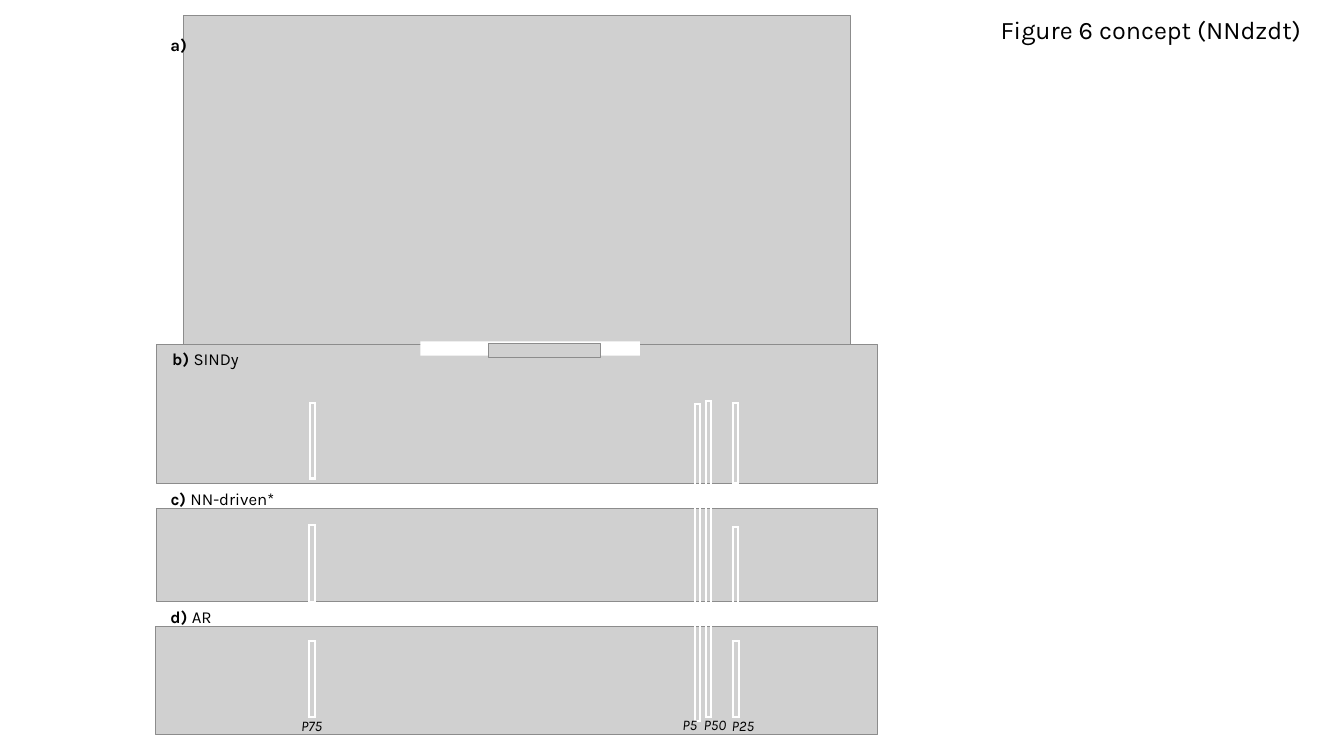
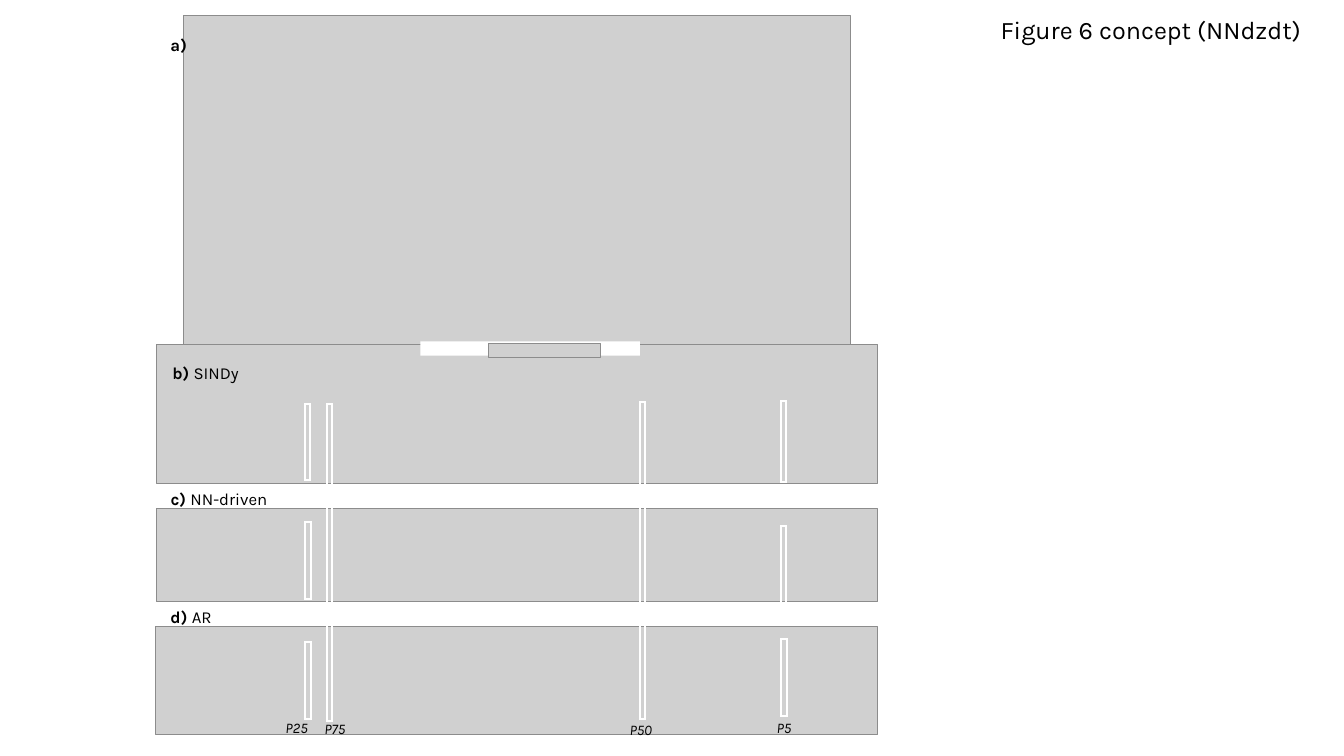
Before and after one commit to LLNL/mphys-surrogate-model, a slide deck: slide 7 of figures/fig1_diagram.pptx. Drawn at 1344x756 pixels with LibreOffice and Linux fonts; fonts in the diff are those of the drawing; grey boxes stand for pictures. Boxes give left, top, right and bottom in pixels: in the first picture for what was removed or moved away, otherwise in the second. Text is boxed around its words. In the diff, an @@ line names an element or a change of style, - is before the commit and + after.

```diff
--- a/figures/fig1_diagram.pptx
+++ b/figures/fig1_diagram.pptx
@@ text added at (172,366,239,383), 12 pt, text #000000 @@
+b) SINDy
@@ rectangle: place and size @@
-rectangle at (310,402,315,478)
+rectangle at (306,404,311,480)
@@ rectangle: place and size @@
-rectangle at (706,401,711,718)
+rectangle at (327,404,332,721)
@@ rectangle: place and size @@
-rectangle at (695,404,700,721)
+rectangle at (640,402,645,719)
@@ text at (171,492,267,510): text changed @@
-c) NN-driven*
+c) NN-driven
@@ rectangle: place and size @@
-rectangle at (310,525,316,602)
+rectangle at (304,522,311,599)
@@ rectangle: place and size @@
-rectangle at (310,641,316,718)
+rectangle at (304,642,311,719)
@@ 3 rectangles: place and size @@
-3 rectangles at (733,402,739,718)
+3 rectangles at (781,401,787,716)
@@ text "P25": place and size @@
-text "P25" at (732,717,754,735)
+text "P25" at (285,719,307,737)
@@ text "P75": place and size @@
-text "P75" at (301,721,322,736)
+text "P75" at (324,720,345,738)
@@ text "P50": place and size @@
-text "P50" at (704,717,727,735)
+text "P50" at (630,725,653,740)
@@ text "P5" rewrapped from (682,717,697,735) to (777,723,792,737) @@
```
Also in this commit, not shown: 1 other slide changed, 4 other files.
